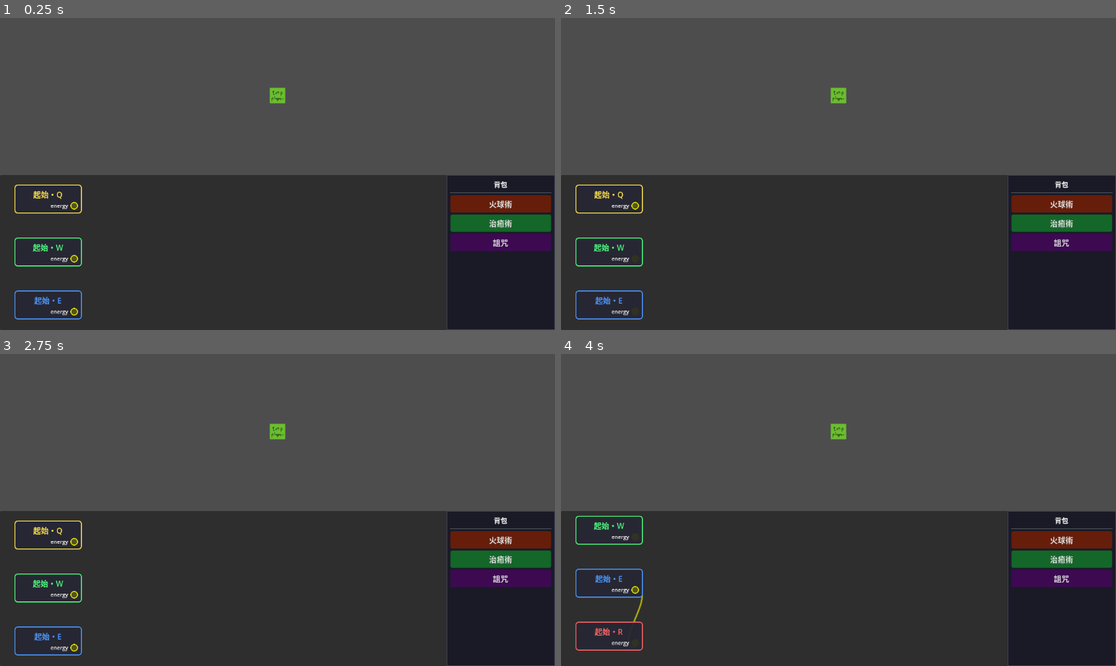
Above: before the commit, frames 1-4 (two rows, left to right).
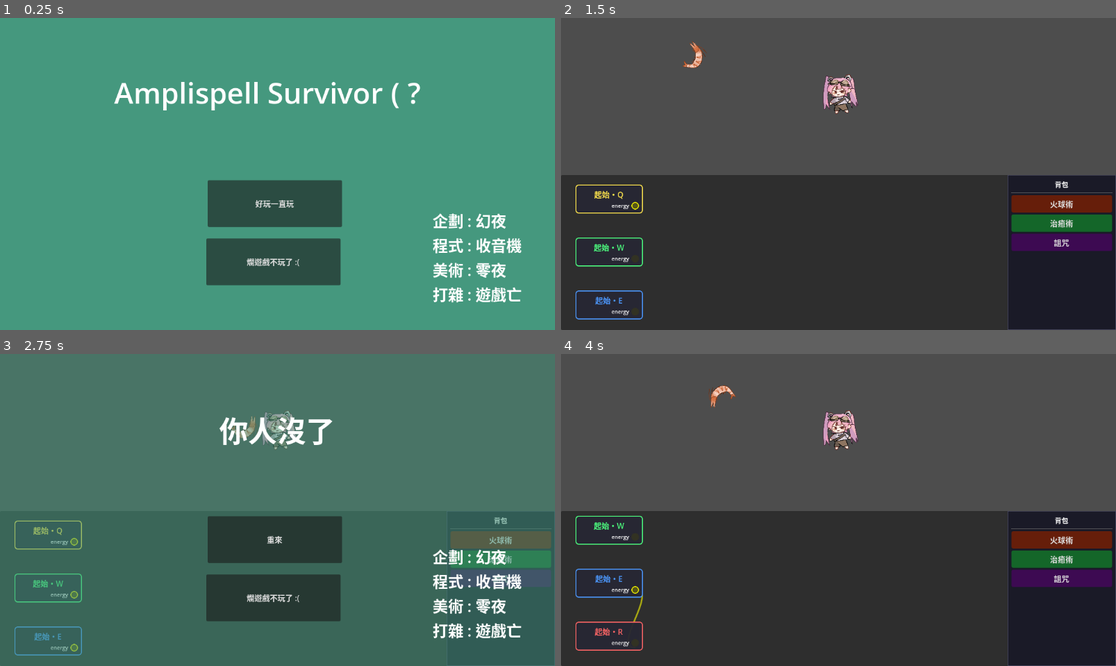
Above: after the commit, the same moments.

Repository: BlueRadio57445/spell-chanting-loudspeaker
Game: Godot game, scene res://scenes/MainMenu.tscn
Two runs of this game, one before a commit and one after it. Both use one fixed random seed, a clock stepped at 60 frames per second and the inputs below. Before the commit the project starts from res://scenes/main.tscn.
Inputs (mouse positions are in pixels of both pictures, inside the frame that each line leads up to):
- Up to frame 1 (0.25 s): no input
- Up to frame 2 (1.5 s): click (838, 202) at 0.5 s, where only the run after the commit has a clickable "好玩一直玩"; click (633, 205) at 1.27 s
- Up to frame 3 (2.75 s): click (72, 594) at 2.02 s
- Up to frame 4 (4 s): click (838, 538) at 2.75 s, where only the run after the commit has a clickable "重來"; click (633, 647) at 3.52 s

The runs differ from the first frame. In frame 1, 100% of the frame differs, in the area x 0-100%, y 0-100%; in frame 2, 0.7%; in frame 3, 93%; in frame 4, 0.7%.

Commit message:
startEnd

Diff:
--- a/project.godot
+++ b/project.godot
@@ -11,18 +11,13 @@
 [application]
 
 config/name="Spell-chanting Loudspeaker"
-run/main_scene="res://scenes/main.tscn"
+run/main_scene="uid://dpcmgv4rejxg1"
 config/features=PackedStringArray("4.6", "Forward Plus")
 config/icon="res://icon.svg"
 
 [autoload]
 
 RuneRegistry="*res://scripts/rune_system/rune_registry.gd"
-
-[global_group]
-
-mobs="敵方怪物的群組"
-player="玩家"
 
 [physics]
 
--- /dev/null
+++ b/scenes/EndMenu.tscn
@@ -0,0 +1,57 @@
+[gd_scene format=3 uid="uid://bagidqd5jp0vo"]
+
+[ext_resource type="Script" uid="uid://dktll4rwufi0u" path="res://scripts/EndMenu.gd" id="1_7h87m"]
+
+[sub_resource type="LabelSettings" id="LabelSettings_ckmov"]
+font_size = 60
+
+[sub_resource type="LabelSettings" id="LabelSettings_wfns0"]
+font_size = 32
+
+[node name="EndMenu" type="CanvasLayer" unique_id=776264141]
+visible = false
+script = ExtResource("1_7h87m")
+
+[node name="ColorRect" type="ColorRect" parent="." unique_id=1439057720]
+offset_right = 1152.0
+offset_bottom = 648.0
+color = Color(0.27058825, 0.59607846, 0.49411765, 0.5254902)
+metadata/_edit_use_anchors_ = true
+
+[node name="Label" type="Label" parent="." unique_id=786461561]
+offset_left = 141.0
+offset_top = 113.0
+offset_right = 1010.0
+offset_bottom = 342.0
+text = "你人沒了"
+label_settings = SubResource("LabelSettings_ckmov")
+horizontal_alignment = 1
+metadata/_edit_use_anchors_ = true
+
+[node name="RetryButton" type="Button" parent="." unique_id=65232265]
+offset_left = 431.0
+offset_top = 337.0
+offset_right = 710.0
+offset_bottom = 434.0
+text = "重來"
+metadata/_edit_use_anchors_ = true
+
+[node name="Label2" type="Label" parent="." unique_id=505054249]
+offset_left = 898.0
+offset_top = 396.0
+offset_right = 1127.0
+offset_bottom = 625.0
+text = "企劃 : 幻夜
+程式 : 收音機
+美術 : 零夜
+打雜 : 遊戲亡"
+label_settings = SubResource("LabelSettings_wfns0")
+metadata/_edit_use_anchors_ = true
+
+[node name="HomeButton" type="Button" parent="." unique_id=1086051261]
+offset_left = 428.0
+offset_top = 458.0
+offset_right = 707.0
+offset_bottom = 555.0
+text = "爛遊戲不玩了 :("
+metadata/_edit_use_anchors_ = true
--- /dev/null
+++ b/scenes/MainMenu.tscn
@@ -0,0 +1,51 @@
+[gd_scene format=3 uid="uid://dpcmgv4rejxg1"]
+
+[ext_resource type="Script" uid="uid://08bl64vbm2et" path="res://scripts/MainMenu.gd" id="1_yqorp"]
+
+[sub_resource type="LabelSettings" id="LabelSettings_0ykhv"]
+font_size = 60
+
+[sub_resource type="LabelSettings" id="LabelSettings_2wh52"]
+font_size = 32
+
+[node name="MainMenu" type="CanvasLayer" unique_id=2096863661]
+script = ExtResource("1_yqorp")
+
+[node name="ColorRect" type="ColorRect" parent="." unique_id=2132256741]
+offset_right = 1152.0
+offset_bottom = 648.0
+color = Color(0.27131855, 0.59590644, 0.49394405, 1)
+
+[node name="Label" type="Label" parent="." unique_id=2106666261]
+offset_left = 121.0
+offset_top = 113.0
+offset_right = 990.0
+offset_bottom = 342.0
+text = "Amplispell Survivor ( ?"
+label_settings = SubResource("LabelSettings_0ykhv")
+horizontal_alignment = 1
+
+[node name="StartButton" type="Button" parent="." unique_id=92219954]
+offset_left = 431.0
+offset_top = 337.0
+offset_right = 710.0
+offset_bottom = 434.0
+text = "好玩一直玩"
+
+[node name="Label2" type="Label" parent="." unique_id=1661187724]
+offset_left = 898.0
+offset_top = 396.0
+offset_right = 1127.0
+offset_bottom = 625.0
+text = "企劃 : 幻夜
+程式 : 收音機
+美術 : 零夜
+打雜 : 遊戲亡"
+label_settings = SubResource("LabelSettings_2wh52")
+
+[node name="QuitButton" type="Button" parent="." unique_id=734756281]
+offset_left = 428.0
+offset_top = 458.0
+offset_right = 707.0
+offset_bottom = 555.0
+text = "爛遊戲不玩了 :("
--- a/scenes/Spawner.tscn
+++ b/scenes/Spawner.tscn
@@ -6,10 +6,11 @@
 [ext_resource type="PackedScene" uid="uid://bo1wjljt38evo" path="res://scenes/enemys/FastEnemy.tscn" id="4_ct5sn"]
 [ext_resource type="PackedScene" uid="uid://ch6hdxiafx51o" path="res://scenes/enemys/DashEnemy.tscn" id="5_gtjaa"]
 [ext_resource type="PackedScene" uid="uid://cu0vtgb5kifts" path="res://scenes/enemys/ExplodeEnemy.tscn" id="6_t60t6"]
+[ext_resource type="PackedScene" uid="uid://chnlkdep4hie3" path="res://scenes/enemys/invisble_enemy.tscn" id="7_d4l02"]
 
 [node name="Spawner" type="Node2D" unique_id=82593178]
 script = ExtResource("1_qcsvw")
-enemy_scenes = Array[PackedScene]([ExtResource("2_nal4d"), ExtResource("3_d4l02"), ExtResource("4_ct5sn"), ExtResource("5_gtjaa"), ExtResource("6_t60t6")])
+enemy_scenes = Array[PackedScene]([ExtResource("2_nal4d"), ExtResource("3_d4l02"), ExtResource("4_ct5sn"), ExtResource("5_gtjaa"), ExtResource("6_t60t6"), ExtResource("7_d4l02")])
 
 [node name="SpawnTimer" type="Timer" parent="." unique_id=946541430]
 wait_time = 2.0
--- a/scenes/enemys/DashEnemy.tscn
+++ b/scenes/enemys/DashEnemy.tscn
@@ -2,7 +2,13 @@
 
 [ext_resource type="PackedScene" uid="uid://cxpvvm3jimsot" path="res://scenes/enemys/EnemyBase.tscn" id="1_0hxxw"]
 [ext_resource type="Script" uid="uid://5ovelps6fjgd" path="res://scripts/enemys/DashEnemy.gd" id="2_apx1p"]
+[ext_resource type="Texture2D" uid="uid://cdbbxmgm8ds0v" path="res://resources/Enemy/DashEnemy.png" id="3_xxg2t"]
 
 [node name="DashEnemy" unique_id=1417908132 instance=ExtResource("1_0hxxw")]
 script = ExtResource("2_apx1p")
 dash_speed = 600.0
+
+[node name="Sprite2D" parent="." index="0" unique_id=270864752]
+position = Vector2(-0.5, -0.5000076)
+scale = Vector2(0.134, 0.138)
+texture = ExtResource("3_xxg2t")
--- a/scenes/enemys/EnemyBase.tscn
+++ b/scenes/enemys/EnemyBase.tscn
@@ -10,6 +10,7 @@
 size = Vector2(69, 69)
 
 [node name="EnemyBase" type="CharacterBody2D" unique_id=1417908132]
+collision_layer = 4
 script = ExtResource("1_3wklq")
 
 [node name="Sprite2D" type="Sprite2D" parent="." unique_id=270864752]
@@ -19,6 +20,7 @@
 shape = SubResource("RectangleShape2D_vgmxi")
 
 [node name="EnemyHurtBox" type="Area2D" parent="." unique_id=893333626]
+collision_layer = 4
 
 [node name="HurtCollision" type="CollisionShape2D" parent="EnemyHurtBox" unique_id=739336120]
 position = Vector2(-0.5, 0.5)
--- a/scenes/enemys/ExplodeEnemy.tscn
+++ b/scenes/enemys/ExplodeEnemy.tscn
@@ -2,7 +2,19 @@
 
 [ext_resource type="PackedScene" uid="uid://cxpvvm3jimsot" path="res://scenes/enemys/EnemyBase.tscn" id="1_kykiv"]
 [ext_resource type="Script" uid="uid://hmslppp56mx2" path="res://scripts/enemys/ExplodeEnemy.gd" id="2_s06hd"]
+[ext_resource type="Texture2D" uid="uid://c5j0wkq1lccbe" path="res://resources/Enemy/ExplodeEnemy.png" id="3_1mn1v"]
+[ext_resource type="Texture2D" uid="uid://vrvu1dog8x2b" path="res://resources/Enemy/ExplodeEnemyParticle.png" id="4_4qrwd"]
 
 [node name="ExplodeEnemy" unique_id=1417908132 instance=ExtResource("1_kykiv")]
 script = ExtResource("2_s06hd")
 explode_range = 80.0
+
+[node name="Sprite2D" parent="." index="0" unique_id=270864752]
+position = Vector2(3.000006, -6.499997)
+scale = Vector2(0.15199997, 0.14600001)
+texture = ExtResource("3_1mn1v")
+
+[node name="ParticleSprite2D" type="Sprite2D" parent="." index="3" unique_id=1111127945]
+position = Vector2(4.2500105, -16.500002)
+scale = Vector2(0.09899995, 0.09799998)
+texture = ExtResource("4_4qrwd")
--- a/scenes/enemys/FastEnemy.tscn
+++ b/scenes/enemys/FastEnemy.tscn
@@ -1,7 +1,7 @@
 [gd_scene format=3 uid="uid://bo1wjljt38evo"]
 
-[ext_resource type="Script" uid="uid://bbjgel3jle0ab" path="res://scripts/enemys/BaseEnemy.gd" id="1_5fu35"]
-[ext_resource type="Texture2D" uid="uid://d44cye8df5fw" path="res://resources/tmpEnemy.png" id="2_f8xxg"]
+[ext_resource type="Script" uid="uid://bnbvvy5yf2qga" path="res://scripts/enemys/FastEnemy.gd" id="1_5fu35"]
+[ext_resource type="Texture2D" uid="uid://c4x11i5m22cqn" path="res://resources/Enemy/FastEnemy.png" id="2_5fu35"]
 
 [sub_resource type="RectangleShape2D" id="RectangleShape2D_vgmxi"]
 size = Vector2(64, 64)
@@ -10,16 +10,20 @@
 size = Vector2(69, 69)
 
 [node name="EnemyBase" type="CharacterBody2D" unique_id=1417908132]
+collision_layer = 4
 script = ExtResource("1_5fu35")
-speed = 150.0
+speed = 300.0
 
 [node name="Sprite2D" type="Sprite2D" parent="." unique_id=270864752]
-texture = ExtResource("2_f8xxg")
+position = Vector2(1.9073486e-06, 2.9999995)
+scale = Vector2(0.16000001, 0.16)
+texture = ExtResource("2_5fu35")
 
 [node name="CharCollision" type="CollisionShape2D" parent="." unique_id=1190225617]
 shape = SubResource("RectangleShape2D_vgmxi")
 
 [node name="EnemyHurtBox" type="Area2D" parent="." unique_id=893333626]
+collision_layer = 4
 
 [node name="HurtCollision" type="CollisionShape2D" parent="EnemyHurtBox" unique_id=739336120]
 position = Vector2(-0.5, 0.5)
--- a/scenes/enemys/NormalEnemy.tscn
+++ b/scenes/enemys/NormalEnemy.tscn
@@ -1,7 +1,7 @@
 [gd_scene format=3 uid="uid://c3g5w87bu7vyu"]
 
 [ext_resource type="Script" uid="uid://bbjgel3jle0ab" path="res://scripts/enemys/BaseEnemy.gd" id="1_0uuwo"]
-[ext_resource type="Texture2D" uid="uid://d44cye8df5fw" path="res://resources/tmpEnemy.png" id="2_vu24j"]
+[ext_resource type="Texture2D" uid="uid://b2sbmuvsqkhf3" path="res://resources/Enemy/NormalEnemy.png" id="2_0uuwo"]
 
 [sub_resource type="RectangleShape2D" id="RectangleShape2D_vgmxi"]
 size = Vector2(64, 64)
@@ -10,16 +10,20 @@
 size = Vector2(69, 69)
 
 [node name="EnemyBase" type="CharacterBody2D" unique_id=1417908132]
+collision_layer = 4
 script = ExtResource("1_0uuwo")
 speed = 100.0
 
 [node name="Sprite2D" type="Sprite2D" parent="." unique_id=270864752]
-texture = ExtResource("2_vu24j")
+position = Vector2(2.3841858e-07, -9.536743e-06)
+scale = Vector2(0.12799999, 0.12799998)
+texture = ExtResource("2_0uuwo")
 
 [node name="CharCollision" type="CollisionShape2D" parent="." unique_id=1190225617]
 shape = SubResource("RectangleShape2D_vgmxi")
 
 [node name="EnemyHurtBox" type="Area2D" parent="." unique_id=893333626]
+collision_layer = 4
 
 [node name="HurtCollision" type="CollisionShape2D" parent="EnemyHurtBox" unique_id=739336120]
 position = Vector2(-0.5, 0.5)
--- a/scenes/enemys/SlowEnemy.tscn
+++ b/scenes/enemys/SlowEnemy.tscn
@@ -1,7 +1,7 @@
 [gd_scene format=3 uid="uid://drr6ocjkg0s38"]
 
 [ext_resource type="Script" uid="uid://bbjgel3jle0ab" path="res://scripts/enemys/BaseEnemy.gd" id="1_80u3f"]
-[ext_resource type="Texture2D" uid="uid://d44cye8df5fw" path="res://resources/tmpEnemy.png" id="2_ir53m"]
+[ext_resource type="Texture2D" uid="uid://c7tf6yt7w0tmp" path="res://resources/Enemy/SlowEnemy.png" id="2_80u3f"]
 
 [sub_resource type="RectangleShape2D" id="RectangleShape2D_vgmxi"]
 size = Vector2(64, 64)
@@ -10,15 +10,19 @@
 size = Vector2(69, 69)
 
 [node name="EnemyBase" type="CharacterBody2D" unique_id=1417908132]
+collision_layer = 4
 script = ExtResource("1_80u3f")
 
 [node name="Sprite2D" type="Sprite2D" parent="." unique_id=270864752]
-texture = ExtResource("2_ir53m")
+position = Vector2(1.0000024, 2.500002)
+scale = Vector2(0.164, 0.16200002)
+texture = ExtResource("2_80u3f")
 
 [node name="CharCollision" type="CollisionShape2D" parent="." unique_id=1190225617]
 shape = SubResource("RectangleShape2D_vgmxi")
 
 [node name="EnemyHurtBox" type="Area2D" parent="." unique_id=893333626]
+collision_layer = 4
 
 [node name="HurtCollision" type="CollisionShape2D" parent="EnemyHurtBox" unique_id=739336120]
 position = Vector2(-0.5, 0.5)
--- /dev/null
+++ b/scenes/enemys/invisble_enemy.tscn
@@ -0,0 +1,14 @@
+[gd_scene format=3 uid="uid://chnlkdep4hie3"]
+
+[ext_resource type="PackedScene" uid="uid://cxpvvm3jimsot" path="res://scenes/enemys/EnemyBase.tscn" id="1_8xujc"]
+[ext_resource type="Script" uid="uid://fxffmdembrke" path="res://scripts/enemys/InvisibleEnemy.gd" id="2_tm65q"]
+[ext_resource type="Texture2D" uid="uid://bfcqrrake8rnu" path="res://resources/Enemy/InvisibleEnemy.png" id="3_tm65q"]
+
+[node name="InvisbleEnemy" unique_id=1417908132 instance=ExtResource("1_8xujc")]
+script = ExtResource("2_tm65q")
+speed = 150.0
+
+[node name="Sprite2D" parent="." index="0" unique_id=270864752]
+position = Vector2(4.4999995, 4.500003)
+scale = Vector2(0.14599998, 0.14600001)
+texture = ExtResource("3_tm65q")
--- a/scenes/main.tscn
+++ b/scenes/main.tscn
@@ -3,10 +3,62 @@
 [ext_resource type="Script" uid="uid://i0a0gl8drno5" path="res://scripts/main.gd" id="1"]
 [ext_resource type="Script" uid="uid://bcm55cbxak32j" path="res://scripts/player.gd" id="2"]
 [ext_resource type="Script" uid="uid://dy53fb7gmsdlf" path="res://scripts/ui/rune_canvas.gd" id="3"]
-[ext_resource type="Texture2D" uid="uid://ogn0b16no58x" path="res://resources/tmpPlayer.png" id="3_tipki"]
+[ext_resource type="Texture2D" uid="uid://c6eun8uedpeid" path="res://resources/Character/walk1.png" id="3_choun"]
+[ext_resource type="Texture2D" uid="uid://d3c8ljpsf4ww7" path="res://resources/Character/attack1.png" id="3_trceg"]
 [ext_resource type="Script" uid="uid://d2778v36qu8fj" path="res://scripts/ui/rune_inventory.gd" id="4"]
+[ext_resource type="Texture2D" uid="uid://w2wnm6ywidqo" path="res://resources/Character/attack2.png" id="4_a8y0u"]
 [ext_resource type="PackedScene" uid="uid://ca5sebxocvhlg" path="res://scenes/Spawner.tscn" id="4_o6xl0"]
+[ext_resource type="Texture2D" uid="uid://btd50mn2qp7c0" path="res://resources/Character/walk2.png" id="4_ya4ey"]
 [ext_resource type="Script" uid="uid://bfeo6jrad2vaf" path="res://scripts/rune_system/rune_executor.gd" id="5"]
+[ext_resource type="Texture2D" uid="uid://duyp2f2c5jvvy" path="res://resources/Character/walk3.png" id="5_eb6dy"]
+[ext_resource type="Texture2D" uid="uid://hlepvsuochqs" path="res://resources/Character/attack3.png" id="5_jkv2x"]
+[ext_resource type="PackedScene" uid="uid://bo1wjljt38evo" path="res://scenes/enemys/FastEnemy.tscn" id="10_trceg"]
+[ext_resource type="PackedScene" uid="uid://bagidqd5jp0vo" path="res://scenes/EndMenu.tscn" id="13_a8y0u"]
+
+[sub_resource type="SpriteFrames" id="SpriteFrames_trceg"]
+animations = [{
+"frames": [{
+"duration": 1.0,
+"texture": ExtResource("3_trceg")
+}, {
+"duration": 1.0,
+"texture": ExtResource("4_a8y0u")
+}, {
+"duration": 1.0,
+"texture": ExtResource("5_jkv2x")
+}, {
+"duration": 1.0,
+"texture": ExtResource("4_a8y0u")
+}],
+"loop": true,
+"name": &"attack",
+"speed": 5.0
+}, {
+"frames": [{
+"duration": 1.0,
+"texture": ExtResource("4_ya4ey")
+}],
+"loop": true,
+"name": &"idle",
+"speed": 5.0
+}, {
+"frames": [{
+"duration": 1.0,
+"texture": ExtResource("3_choun")
+}, {
+"duration": 1.0,
+"texture": ExtResource("4_ya4ey")
+}, {
+"duration": 1.0,
+"texture": ExtResource("5_eb6dy")
+}, {
+"duration": 1.0,
+"texture": ExtResource("4_ya4ey")
+}],
+"loop": true,
+"name": &"walk",
+"speed": 5.0
+}]
 
 [sub_resource type="RectangleShape2D" id="RectangleShape2D_ya4ey"]
 size = Vector2(64, 64)
@@ -45,15 +97,20 @@
 
 [node name="Player" type="CharacterBody2D" parent="VBoxContainer/GameViewportContainer/GameViewport/World" unique_id=914802439 groups=["player"]]
 position = Vector2(576, 162)
-scale = Vector2(0.5, 0.5)
 script = ExtResource("2")
+hp = 3
+STOP_DISTANCE = 25
 
 [node name="Camera2D" type="Camera2D" parent="VBoxContainer/GameViewportContainer/GameViewport/World/Player" unique_id=1079541265]
 drag_horizontal_enabled = true
 drag_vertical_enabled = true
 
-[node name="Sprite2D" type="Sprite2D" parent="VBoxContainer/GameViewportContainer/GameViewport/World/Player" unique_id=600902360]
-texture = ExtResource("3_tipki")
+[node name="AnimatedSprite2D" type="AnimatedSprite2D" parent="VBoxContainer/GameViewportContainer/GameViewport/World/Player" unique_id=1391518190]
+position = Vector2(-8.000009, -2.499999)
+scale = Vector2(0.21199995, 0.21000002)
+sprite_frames = SubResource("SpriteFrames_trceg")
+animation = &"attack"
+frame_progress = 0.8788089
 
 [node name="CharCollison" type="CollisionShape2D" parent="VBoxContainer/GameViewportContainer/GameViewport/World/Player" unique_id=695486371]
 shape = SubResource("RectangleShape2D_ya4ey")
@@ -64,6 +121,8 @@
 shape = SubResource("RectangleShape2D_eb6dy")
 
 [node name="Spawner" parent="VBoxContainer/GameViewportContainer/GameViewport/World" unique_id=82593178 instance=ExtResource("4_o6xl0")]
+
+[node name="EnemyBase" parent="VBoxContainer/GameViewportContainer/GameViewport/World" unique_id=1417908132 instance=ExtResource("10_trceg")]
 
 [node name="RuneUI" type="Panel" parent="VBoxContainer" unique_id=2004242461]
 layout_mode = 2
@@ -92,3 +151,5 @@
 script = ExtResource("5")
 
 [node name="AudioStreamPlayer" type="AudioStreamPlayer" parent="RuneExecutor" unique_id=73730906]
+
+[node name="EndMenu" parent="." unique_id=776264141 instance=ExtResource("13_a8y0u")]
--- /dev/null
+++ b/scripts/EndMenu.gd
@@ -0,0 +1,17 @@
+extends CanvasLayer
+
+func _ready():
+	$RetryButton.pressed.connect(_on_retry_pressed)
+	$HomeButton.pressed.connect(_on_home_pressed)
+
+func _on_retry_pressed():
+	get_tree().paused = false # 記得解除暫停
+	get_tree().reload_current_scene() # 重新載入當前關卡
+
+func _on_home_pressed():
+	get_tree().paused = false
+	get_tree().change_scene_to_file("res://scenes/MainMenu.tscn")
+
+func show_screen():
+	self.visible = true
+	get_tree().paused = true # 讓遊戲世界停止，但 UI 繼續跑
--- /dev/null
+++ b/scripts/MainMenu.gd
@@ -0,0 +1,12 @@
+extends CanvasLayer
+
+func _ready():
+	$StartButton.pressed.connect(_on_start_pressed)
+	$QuitButton.pressed.connect(_on_quit_pressed)
+
+func _on_start_pressed():
+	# 切換到你的戰鬥主場景 (路徑請根據你的專案修改)
+	get_tree().change_scene_to_file("res://scenes/main.tscn")
+
+func _on_quit_pressed():
+	get_tree().quit()
--- a/scripts/enemys/ExplodeEnemy.gd
+++ b/scripts/enemys/ExplodeEnemy.gd
@@ -28,14 +28,35 @@
 	tween.tween_callback(explode_now)
 
 func explode_now():
-	# 1. 偵測範圍傷害 (最快做法：檢查與玩家距離)
+	# 1. 隱藏本體，顯示粒子
+	$Sprite2D.visible = false
+	var part = $ParticleSprite2D
+	part.visible = true
+
+	# 設定初始位置與縮放 (根據你的需求)
+	part.position = Vector2(4.25, -15.5)
+	part.scale = Vector2(0.1, 0.1)
+	part.modulate.a = 1.0 # 確保是顯示的
+
+	# 2. 建立爆炸動畫 Tween
+	var tween = create_tween()
+
+	# 設定為並行執行 (位移與縮放同時發生)
+	tween.set_parallel(true)
+	# 0.3 秒放大並移動到指定方位
+	tween.tween_property(part, "scale", Vector2(0.4, 0.4), 0.3).set_trans(Tween.TRANS_QUART).set_ease(Tween.EASE_OUT)
+	tween.tween_property(part, "position", Vector2(-29, 38), 0.3)
+
+	# 3. 動畫完成後的後續處理 (使用 chain 回到序列執行)
+	tween.set_parallel(false)
+	# 0.1 秒漸隱
+	tween.tween_property(part, "modulate:a", 0.0, 0.1)
+
+	# 4. 傷害判定 (建議在爆炸動畫開始時或中間判定，這裡維持原樣)
 	var dist = global_position.distance_to(player.global_position)
 	if dist < explode_range * 1.5:
 		if player.has_method("take_damage"):
-			player.take_damage(attack * 3) # 自爆通常傷害很高
+			player.take_damage(attack * 3)
 
-	# 2. 播放特效或聲音 (Game Jam 必備)
-	# spawn_explosion_effect()
-
-	# 3. 消失
-	queue_free()
+	# 5. 特效放完後消失
+	tween.tween_callback(queue_free)
--- /dev/null
+++ b/scripts/enemys/FastEnemy.gd
@@ -0,0 +1,7 @@
+extends EnemyBase
+
+@onready var sprite = $Sprite2D
+
+func handle_movement(_delta):
+	sprite.rotate(PI * get_process_delta_time() * 5)
+	super.handle_movement(_delta)
--- /dev/null
+++ b/scripts/enemys/InvisibleEnemy.gd
@@ -0,0 +1,37 @@
+# InvisibleEnemy.gd
+extends "res://scripts/enemys/BaseEnemy.gd"
+
+var sprite: Sprite2D
+var visibility_timer: Timer
+
+func setup_enemy():
+	# 取得第一個子節點 (假設是 Sprite2D)
+	sprite = get_child(0)
+
+	# 初始狀態設為全透明 (Alpha = 0)
+	sprite.modulate.a = 0.0
+
+	# 建立一個循環計時器，每 1 秒觸發一次顯影循環
+	visibility_timer = Timer.new()
+	add_child(visibility_timer)
+	visibility_timer.wait_time = 1.0
+	visibility_timer.timeout.connect(_on_visibility_cycle)
+	visibility_timer.start()
+
+func _on_visibility_cycle():
+	var tween = create_tween()
+
+	# 1. 漸顯 0.1 秒 (Alpha 從 0 到 1)
+	tween.tween_property(sprite, "modulate:a", 1.0, 0.1)
+
+	# 2. 停留一小段時間 (可選，這裡設定為顯示 0.1 秒讓玩家看清楚)
+	tween.tween_interval(0.1)
+
+	# 3. 漸隱 0.1 秒 (Alpha 從 1 回到 0)
+	tween.tween_property(sprite, "modulate:a", 0.0, 0.1)
+
+# 注意：如果怪物隱形時不應該被攻擊，可以覆寫 take_damage
+func take_damage(amount):
+	# 只有在透明度大於某個值時才受傷，或者強制顯影
+	if sprite.modulate.a > 0.2:
+		super.take_damage(amount)
--- a/scripts/player.gd
+++ b/scripts/player.gd
@@ -2,18 +2,54 @@
 
 @export var SPEED = 200.0
 @export var hp = 100
+@export var STOP_DISTANCE = 100 # 離目的地多近要停下
 var can_take_damage = true
+var is_moving = false
+var direction
+
+@onready var anim = $AnimatedSprite2D
 
 func _ready() -> void:
-	print("ready")
+	pass
+
+func _input(event: InputEvent) -> void:
+	# 1. 檢查是否為滑鼠左鍵點擊
+	if event is InputEventMouseButton and event.button_index == MOUSE_BUTTON_LEFT:
+		# 2. 只有在按下的一瞬間執行
+		if event.pressed:
+			# 3. 獲取滑鼠點擊的位置
+			var target_position = get_global_mouse_position()
+			if global_position.distance_to(target_position) < STOP_DISTANCE:
+				is_moving = false
+			else:
+				direction = (target_position - global_position).normalized()
+				is_moving = true
 
 func _physics_process(_delta: float) -> void:
-	var direction := Vector2(
-		Input.get_axis("ui_left", "ui_right"),
-		Input.get_axis("ui_up", "ui_down")
-	)
-	velocity = direction.normalized() * SPEED if direction != Vector2.ZERO else Vector2.ZERO
-	move_and_slide()
+	if is_moving:
+		# 如果距離大於停止距離，就移動
+		velocity = direction * SPEED
+		# 簡單的轉向：讓角色面向移動方向
+		if direction.x != 0:
+			$AnimatedSprite2D.flip_h = direction.x > 0
+		move_and_slide()
+
+	# 動畫部分
+	run_animated()
+
+func run_animated():
+	# 優先檢查是否正在「釋放符文」
+	if anim.animation == "cast" and anim.is_playing():
+		# 正在播技能動畫，不被打斷
+		return
+
+	# 檢查是否有移動速度
+	if is_moving:
+		# 播放走路動畫
+		if anim.animation != "walk":
+			anim.play("walk")
+	else:
+		anim.play("idle")
 
 func take_damage(amount):
 	if not can_take_damage or hp <= 0: return
@@ -26,12 +62,16 @@
 
 	# 受傷回饋：閃爍並在 0.5 秒後恢復
 	var tween = create_tween()
-	tween.tween_property($Sprite2D, "modulate", Color.RED, 0.1)
-	tween.tween_property($Sprite2D, "modulate", Color.WHITE, 0.1)
-	tween.set_parallel(false)
-	tween.tween_callback(func(): can_take_damage = true).set_delay(0.5)
+	tween.tween_property($AnimatedSprite2D, "modulate", Color.RED, 0.1)
+	tween.tween_property($AnimatedSprite2D, "modulate", Color.WHITE, 0.1)
+	# 這裡修正一個潛在錯誤：set_parallel(false) 是預設值，且應在 tween 啟動前設定
+	tween.chain().tween_callback(func(): can_take_damage = true).set_delay(0.5)
 
 	if hp <= 0:
-		# 觸發 DataCenter 的死亡信號 (剛才提到的 AutoLoad)
-		# DataCenter.emit_signal("player_died")
-		pass
+		die()
+
+func die():
+	# 尋找場景中的 GameOverUI 節點並顯示它
+	var game_over_screen = get_tree().root.find_child("EndMenu", true, false)
+	if game_over_screen:
+		game_over_screen.show_screen()
Binary file added: resources/Character/attack1.png
Not shown, added: resources/Character/attack1.png.import
Binary file added: resources/Character/attack2.png
Not shown, added: resources/Character/attack2.png.import
Binary file added: resources/Character/attack3.png
Not shown, added: resources/Character/attack3.png.import
Binary file added: resources/Character/walk1.png
Not shown, added: resources/Character/walk1.png.import
Binary file added: resources/Character/walk2.png
Not shown, added: resources/Character/walk2.png.import
Binary file added: resources/Character/walk3.png
Not shown, added: resources/Character/walk3.png.import
(and 24 more such lines)
